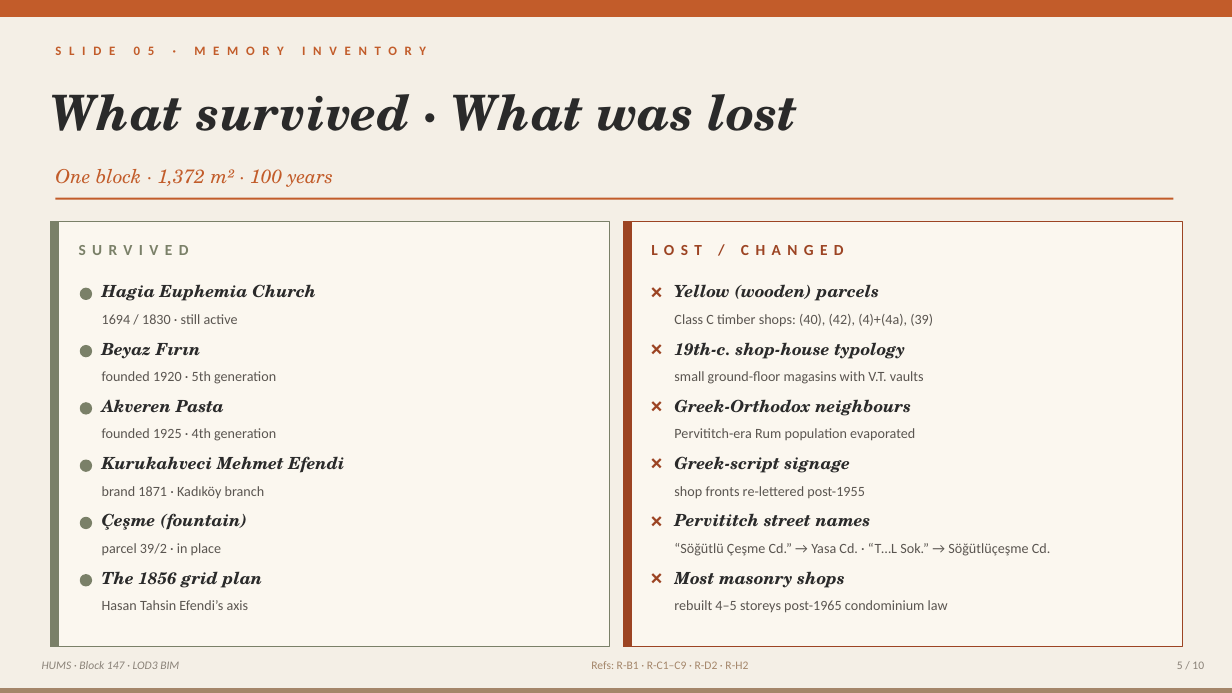
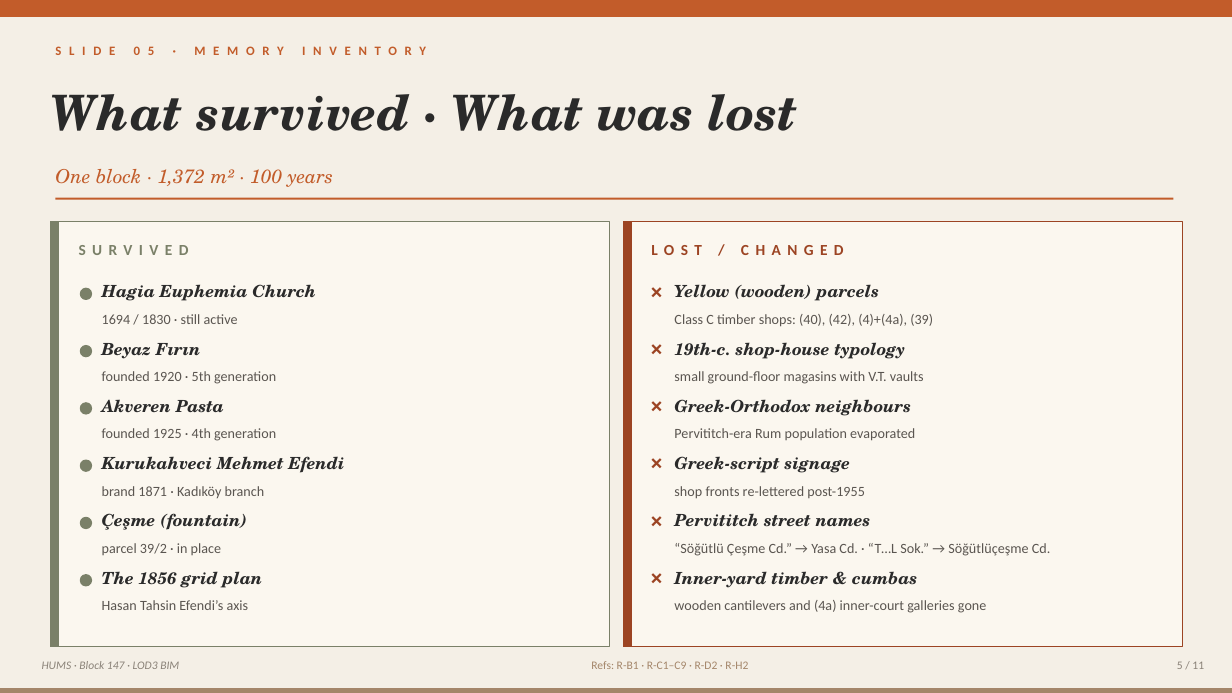
Before and after one commit to 1lker/hums-project, a slide deck: slide 5 of Block147_HUMS_EN.pptx. Drawn at 1232x693 pixels with LibreOffice and Linux fonts; fonts in the diff are those of the drawing. Boxes give left, top, right and bottom in pixels: in the first picture for what was removed or moved away, otherwise in the second. Text is boxed around its words. In the diff, an @@ line names an element or a change of style, - is before the commit and + after.

```diff
--- a/Block147_HUMS_EN.pptx
+++ b/Block147_HUMS_EN.pptx
@@ text at [674, 571, 917, 588]: text changed @@
-Most masonry shops
+Inner-yard timber & cumbas
@@ text at [674, 600, 986, 613]: text changed @@
-rebuilt 4–5 storeys post-1965 condominium law
+wooden cantilevers and (4a) inner-court galleries gone
@@ text at [1177, 661, 1204, 669]: text changed @@
-5 / 10
+5 / 11
```
Also in this commit, not shown: 8 other slides changed, 1 slide added, 5 other files.
